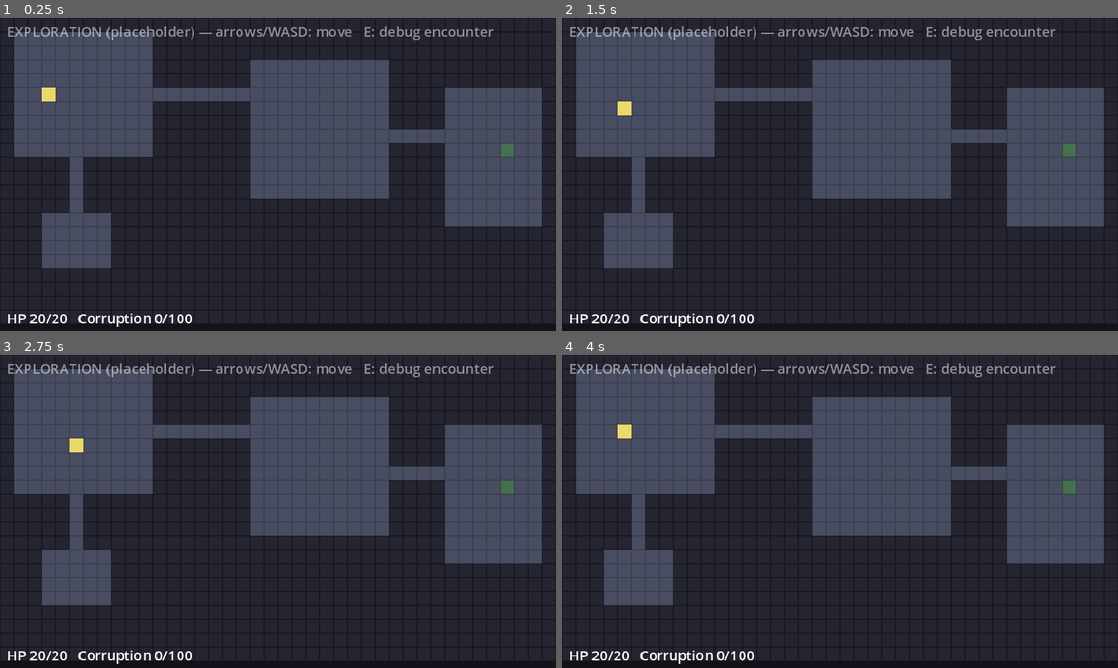
Above: before the commit, frames 1-4 (two rows, left to right).
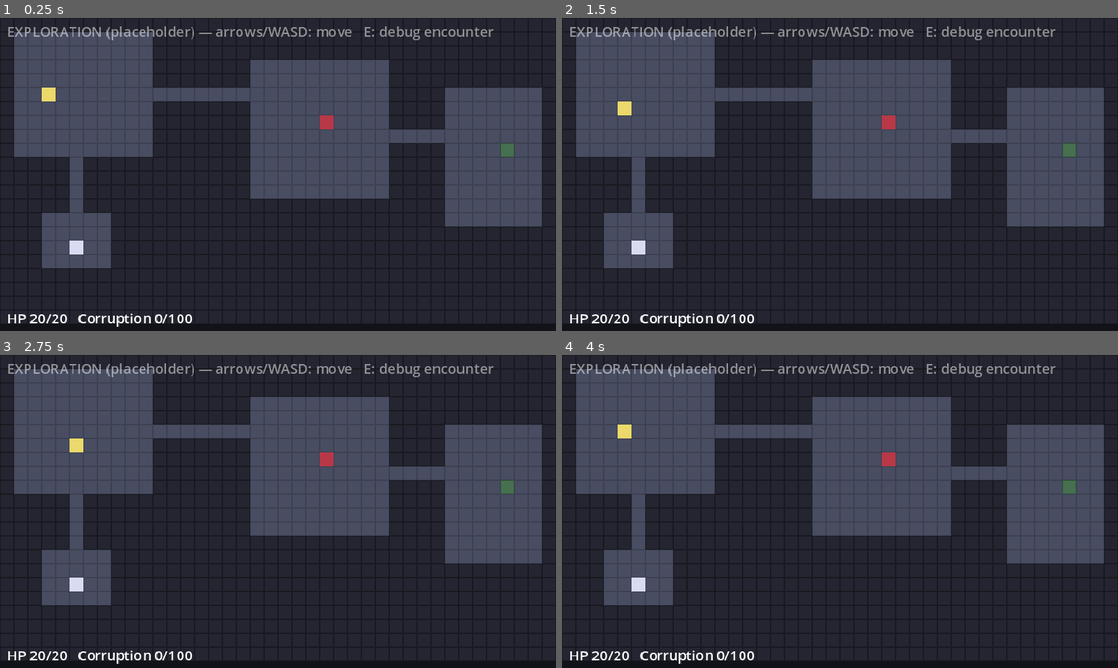
Above: after the commit, the same moments.

Repository: x-alterer/2D-Roguelike-like
Game: Godot game, scene res://scenes/main.tscn
Same seed, same stepped clock (60 frames per second), same inputs: the game is played once before the commit and once after it.
Inputs:
- Up to frame 1 (0.25 s): no input
- Up to frame 2 (1.5 s): tap Enter at 0.5 s; hold Right (move_right) 0.53-1.28 s; tap Space at 1.25 s; hold Down (move_down) from 1.28 s (still down)
- Up to frame 3 (2.75 s): tap Enter at 2 s; release Down (move_down) at 2.03 s; hold Right (move_right) from 2.03 s (still down)
- Up to frame 4 (4 s): tap Space at 2.75 s; release Right (move_right) at 2.78 s; hold Up (move_up) 2.78-3.53 s; tap Enter at 3.5 s; hold Left (move_left) from 3.53 s (still down)

The runs differ from the first frame. In frame 1, 0.2% of the frame differs, in the area x 12-60%, y 31-76%; in frame 2, 0.2%; in frame 3, 0.2%; in frame 4, 0.2%.

Commit message:
feat: EnemyData resource schema and enemy actors on the grid (task 2.5a)
EnemyData is the plan's full data schema as a Resource script (plus
redirect_difficulty from lockdown §4 and a placeholder color field —
Decision 14). Two test data files: the Hulking Shadow (combat/proximity,
stats matching the 60-second script) and the Pale Beckoner
(intimate/player_initiated). Exploration spawns one EnemyActor per map
marker; behavior and turn-taking land with the scheduler next.

Co-Authored-By: Claude Fable 5 <noreply@anthropic.com>
Claude-Session: https://claude.ai/code/session_018muKSDbmmuj7g6CxEjXxPM

Diff:
--- /dev/null
+++ b/actors/enemy.gd
@@ -0,0 +1,29 @@
+## EnemyActor — one enemy on the exploration grid.
+##
+## What this is: a GridActor plus an identity — the EnemyData resource in
+## `data`. The resource says what this enemy is (stats, verbs, trigger
+## type); this script is only its body on the grid.
+##
+## Why behavior keys off data.trigger_type: the plan differentiates the two
+## Phase 2 behaviors by trigger type — proximity enemies wander and pursue
+## (a threat), player_initiated enemies hold still (an invitation). The
+## data file decides; the script obeys. A new enemy kind should never need
+## a new actor script.
+##
+## How it connects: exploration.gd spawns enemy.tscn per map marker and
+## assigns `data` before adding it to the tree. The scheduler (task 2.4)
+## drives it each tick; the trigger dispatcher (task 2.6) sends `data`
+## through Events.encounter_triggered when this enemy's encounter fires.
+class_name EnemyActor
+extends GridActor
+
+@export var data: EnemyData
+
+@onready var _rect: ColorRect = $Rect
+
+
+func _ready() -> void:
+	# Placeholder art: the resource's color stands in for a sprite until
+	# real textures exist (technical plan, Decision 14).
+	if data != null:
+		_rect.color = data.color
--- /dev/null
+++ b/actors/enemy.tscn
@@ -0,0 +1,11 @@
+[gd_scene load_steps=2 format=3]
+
+[ext_resource type="Script" path="res://actors/enemy.gd" id="1_enemy"]
+
+[node name="Enemy" type="Node2D"]
+script = ExtResource("1_enemy")
+
+[node name="Rect" type="ColorRect" parent="."]
+offset_right = 16.0
+offset_bottom = 16.0
+color = Color(1, 1, 1, 1)
--- /dev/null
+++ b/resources/enemies/test_beckoner.tres
@@ -0,0 +1,21 @@
+[gd_resource type="Resource" script_class="EnemyData" load_steps=2 format=3]
+
+[ext_resource type="Script" path="res://resources/enemy_data.gd" id="1_schema"]
+
+[resource]
+script = ExtResource("1_schema")
+enemy_name = "Pale Beckoner"
+color = Color(0.85, 0.86, 0.95, 1)
+encounter_flavor = &"intimate"
+trigger_type = &"player_initiated"
+verb_set = Array[StringName]([&"Resist", &"Yield", &"Redirect", &"Flee"])
+hp = 8
+atk = 0
+def_stat = 2
+flee_difficulty = 0.3
+talk_receptivity = false
+dialogue_lines = Array[String]([])
+yield_corruption_value = 10
+resist_difficulty = 0.5
+redirect_difficulty = 0.6
+redirect_options = Array[String](["Offer a memory instead"])
--- /dev/null
+++ b/resources/enemies/test_hostile.tres
@@ -0,0 +1,21 @@
+[gd_resource type="Resource" script_class="EnemyData" load_steps=2 format=3]
+
+[ext_resource type="Script" path="res://resources/enemy_data.gd" id="1_schema"]
+
+[resource]
+script = ExtResource("1_schema")
+enemy_name = "Hulking Shadow"
+color = Color(0.72, 0.22, 0.28, 1)
+encounter_flavor = &"combat"
+trigger_type = &"proximity"
+verb_set = Array[StringName]([&"Fight", &"Talk", &"Flee", &"UseItem"])
+hp = 6
+atk = 4
+def_stat = 2
+flee_difficulty = 0.4
+talk_receptivity = false
+dialogue_lines = Array[String](["It only growls."])
+yield_corruption_value = 0
+resist_difficulty = 0.0
+redirect_difficulty = 0.0
+redirect_options = Array[String]([])
--- /dev/null
+++ b/resources/enemy_data.gd
@@ -0,0 +1,64 @@
+## EnemyData — everything that defines one enemy, as a data file.
+##
+## What this is: a Resource script — a data schema with no behavior. Each
+## enemy in the game is a .tres file filled with these fields (see
+## resources/enemies/). New enemy = new data file, zero code changes; this
+## is the roster-expansion seam the Architecture Decisions table locks in.
+##
+## Why one schema serves both encounter flavors: combat-specific and
+## intimate-specific fields simply go unused by the other flavor. That's
+## simpler than a resource class hierarchy at PoC scale, and the plan's
+## Data Schema Reference specifies exactly this shape.
+##
+## How it connects: EnemyActor carries one of these on the grid and keys its
+## behavior off trigger_type. The trigger dispatcher sends the resource
+## through Events.encounter_triggered; from Phase 3/4 the encounter screen
+## reads verb_set, stats and dialogue from it to run the whole encounter.
+class_name EnemyData
+extends Resource
+
+@export var enemy_name: String
+@export var sprite: Texture2D
+## Placeholder-art stand-in for `sprite`: the grid rectangle's color.
+## Beckoners must read as visibly distinct from hostiles (Phase 2 task 5;
+## technical plan, Decision 14).
+@export var color: Color = Color.WHITE
+## "combat" or "intimate" — which verb rules the encounter runs.
+@export var encounter_flavor: StringName
+## design-lockdown.md §7: "proximity", "player_initiated" or
+## "enemy_initiated". Decides when this enemy's encounter fires, its grid
+## behavior, and (Phase 4.5) who acts first in the opening beat.
+@export var trigger_type: StringName
+## The verbs this enemy's encounter menu offers, in display order. The menu
+## renders exactly this list — no verb is hardcoded into any scene.
+@export var verb_set: Array[StringName]
+
+@export_group("Combat stats")
+@export var hp: int
+@export var atk: int
+@export var def_stat: int
+## Flee succeeds on a d100 roll >= this value x 100 (design-lockdown.md §3).
+@export var flee_difficulty: float
+
+@export_group("Combat-specific")
+## True: Talk advances dialogue_lines and can end the encounter peacefully.
+## False: Talk wastes the turn. This flag is also half of the combat
+## corruption trigger — Fighting a talk-receptive enemy costs +3 corruption
+## (design-lockdown.md §5).
+@export var talk_receptivity: bool
+@export var dialogue_lines: Array[String]
+
+@export_group("Intimate-specific")
+## Corruption paid on Yield — and on a forced yield when the 3-stage
+## sequence completes (design-lockdown.md §4).
+@export var yield_corruption_value: int = 10
+## Resist succeeds on a d100 roll >= this value x 100.
+@export var resist_difficulty: float
+## Redirect succeeds on a d100 roll >= this value x 100 (lockdown §4; added
+## to the plan's schema — technical plan, Decision 14).
+@export var redirect_difficulty: float
+## Redirect is only offered while this is non-empty.
+@export var redirect_options: Array[String]
+## Granted on a chosen Yield, never on a forced one. Becomes an ItemData
+## resource when items exist (Phase 3/4).
+@export var boon_on_yield: Resource
--- a/scenes/exploration.gd
+++ b/scenes/exploration.gd
@@ -55,7 +55,12 @@
 const TILE_WALL := Vector2i(1, 0)
 const TILE_EXIT := Vector2i(2, 0)
 
+const ENEMY_SCENE := preload("res://actors/enemy.tscn")
+const HOSTILE_DATA := preload("res://resources/enemies/test_hostile.tres")
+const BECKONER_DATA := preload("res://resources/enemies/test_beckoner.tres")
+
 @onready var _floor: TileMapLayer = $Floor
+@onready var _actors: Node2D = $Actors
 @onready var _player: PlayerActor = $Actors/Player
 @onready var _status_label: Label = $StatusLabel
 
@@ -65,10 +70,15 @@
 var _hostile_spawns: Array[Vector2i] = []
 var _beckoner_spawns: Array[Vector2i] = []
 
+## Every living enemy on the grid, in spawn order (which is also their turn
+## order within a tick).
+var _enemies: Array[EnemyActor] = []
+
 
 func _ready() -> void:
 	_build_floor()
 	_spawn_player()
+	_spawn_enemies()
 	_refresh_status()
 
 
@@ -103,6 +113,25 @@
 		# spawn cell to us (technical plan, Decision 16).
 		GameState.grid_position = _entrance_cell
 	_player.place_at(GameState.grid_position)
+
+
+## Instantiates one EnemyActor per map marker. Phase 2 limitation: enemies
+## respawn fresh every time this scene loads, including after an encounter —
+## persisting the roster across mode switches is Phase 4 (task 4.2).
+func _spawn_enemies() -> void:
+	for cell in _hostile_spawns:
+		_spawn_enemy(HOSTILE_DATA, cell)
+	for cell in _beckoner_spawns:
+		_spawn_enemy(BECKONER_DATA, cell)
+
+
+func _spawn_enemy(data: EnemyData, cell: Vector2i) -> void:
+	var enemy: EnemyActor = ENEMY_SCENE.instantiate()
+	# Data must be set before add_child so the actor's _ready sees it.
+	enemy.data = data
+	_actors.add_child(enemy)
+	enemy.place_at(cell)
+	_enemies.append(enemy)
 
 
 func _unhandled_input(event: InputEvent) -> void:
